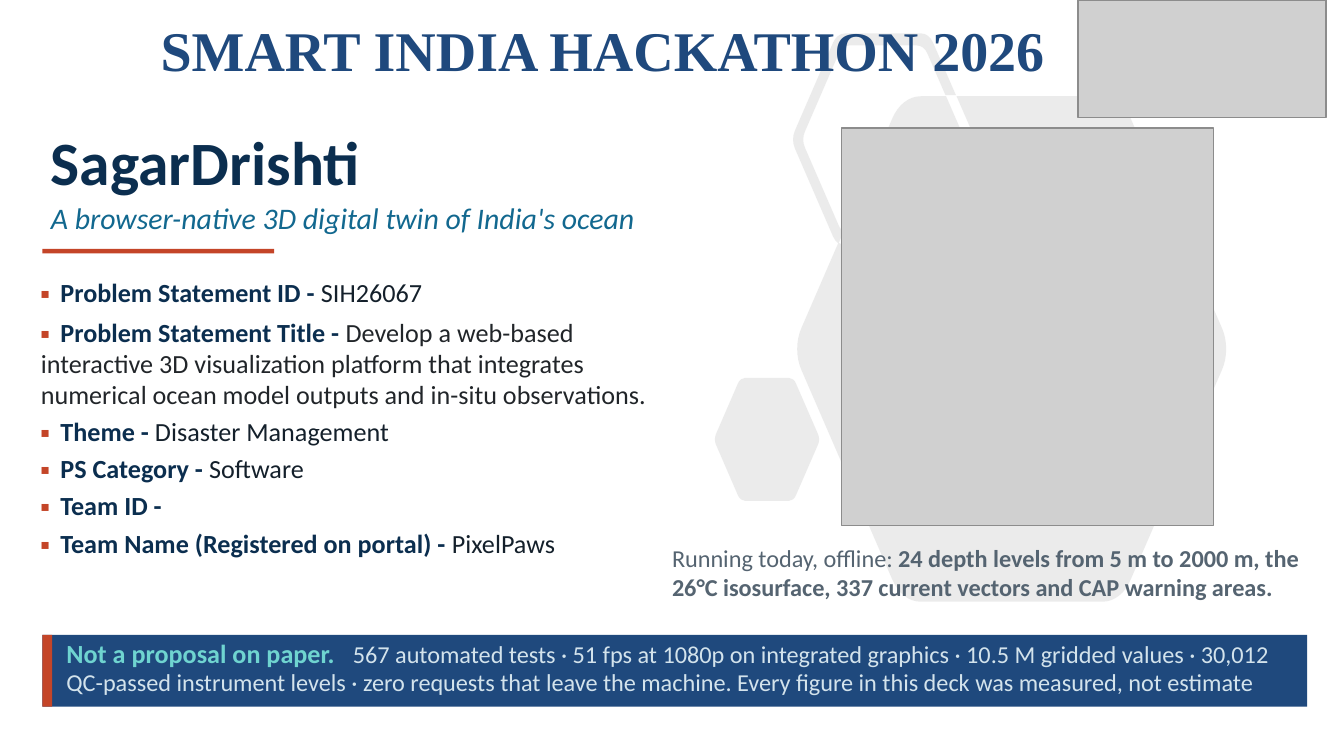
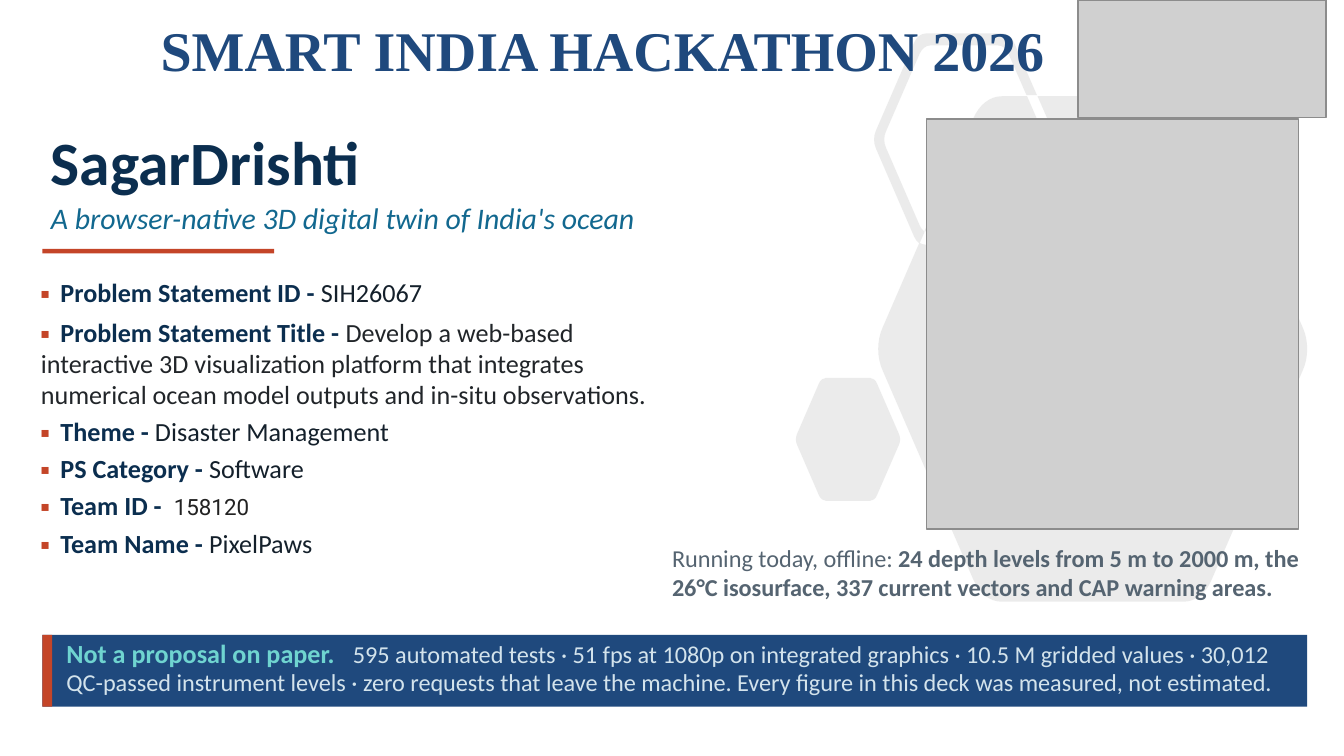
Before and after one commit to MONSTERBOY110/SagarDrishti, a slide deck: slide 1 of docs/submission/PixelPaws_SIH2026.pptx. Drawn at 1344x756 pixels with LibreOffice and Linux fonts; fonts in the diff are those of the drawing; grey boxes stand for pictures. Boxes give left, top, right and bottom in pixels: in the first picture for what was removed or moved away, otherwise in the second. Text is boxed around its words. In the diff, an @@ line names an element or a change of style, - is before the commit and + after.

```diff
--- a/docs/submission/PixelPaws_SIH2026.pptx
+++ b/docs/submission/PixelPaws_SIH2026.pptx
@@ freeform shape: place and size @@
-freeform shape at [715, 34, 1226, 602]
+freeform shape at [796, 34, 1306, 602]
@@ picture: place and size @@
-picture at [841, 128, 1214, 526]
+picture at [926, 120, 1298, 530]
@@ text at [60, 498, 312, 553]: text changed @@
-▪ Team ID -
-▪ Team Name (Registered on portal) - PixelPaws
+▪ Team ID - 158120
+▪ Team Name - PixelPaws
@@ text at [66, 644, 1271, 695]: text changed @@
-Not a proposal on paper. 567 automated tests · 51 fps at 1080p on integrated graphics · 10.5 M gridded values · 30,012 QC-passed instrument levels · zero requests that leave the machine. Every figure in this deck was measured, not estimate
+Not a proposal on paper. 595 automated tests · 51 fps at 1080p on integrated graphics · 10.5 M gridded values · 30,012 QC-passed instrument levels · zero requests that leave the machine. Every figure in this deck was measured, not estimated.
```
Also in this commit, not shown: 5 other slides changed, 47 other files.
